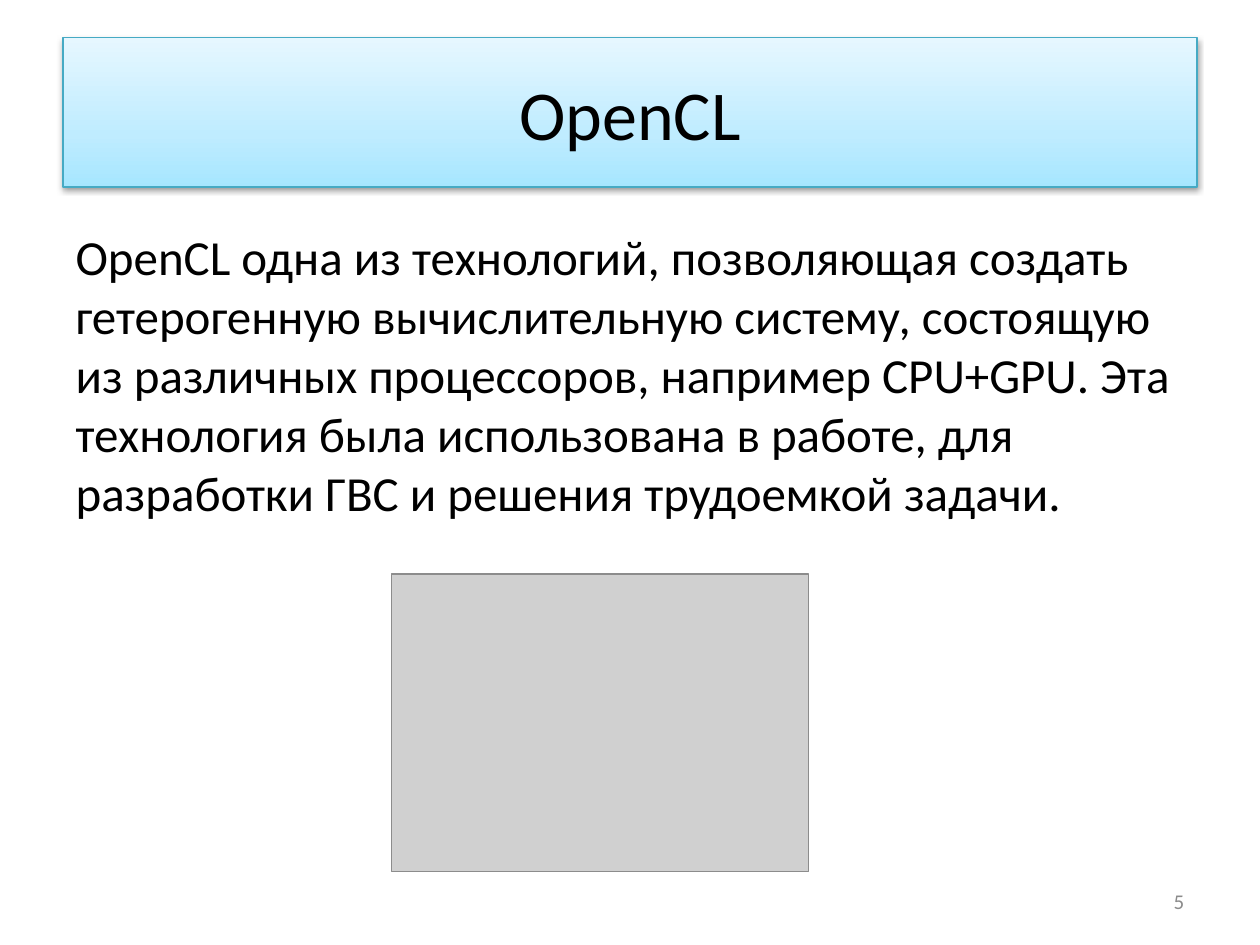
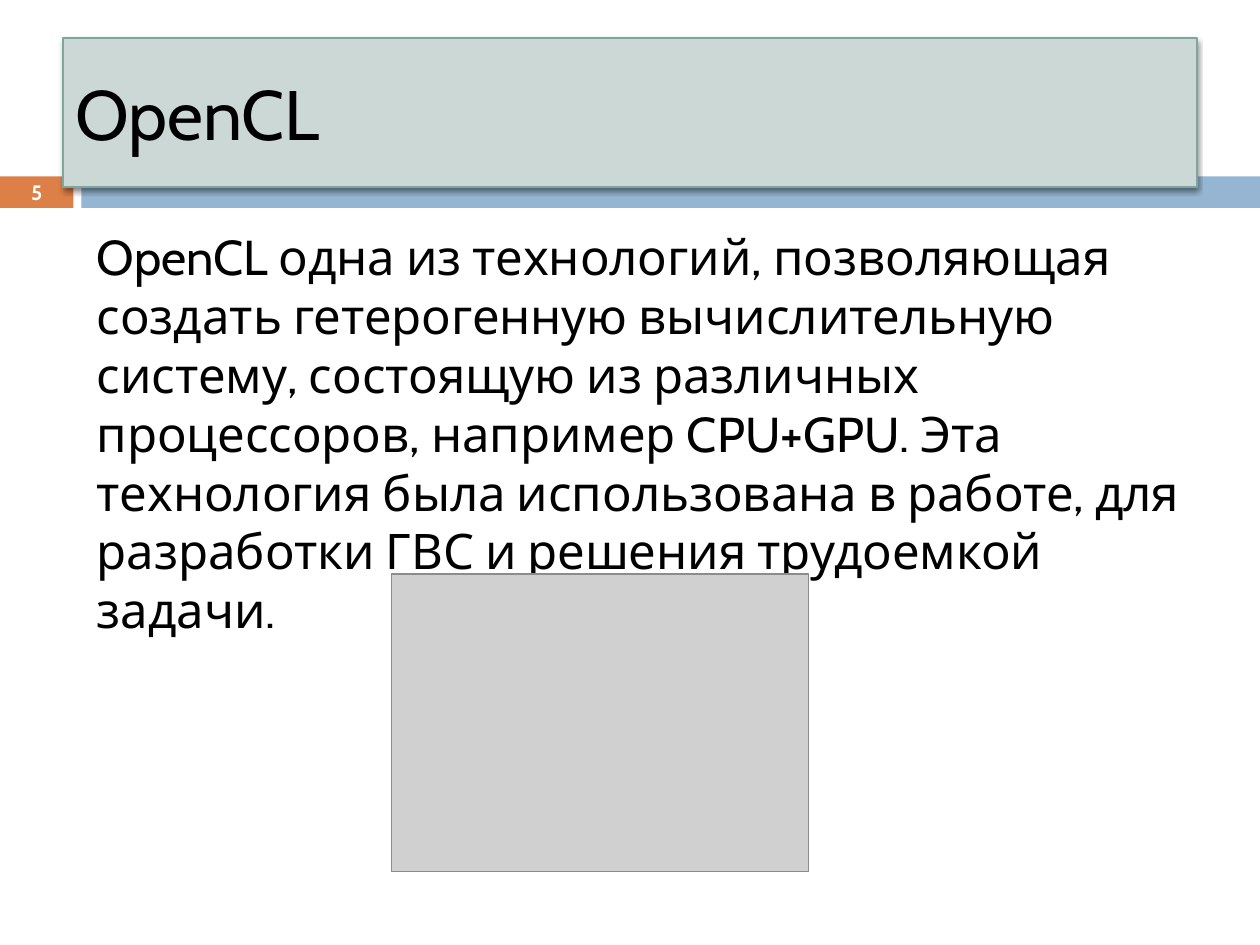
Before and after one commit to ustadenis/OpenCLImageFilter, a slide deck: slide 5 of Diplom/Презентация.pptx. Drawn at 1260x945 pixels with LibreOffice and Linux fonts; fonts in the diff are those of the drawing; grey boxes stand for pictures. Boxes give left, top, right and bottom in pixels: in the first picture for what was removed or moved away, otherwise in the second. Text is boxed around its words. In the diff, an @@ line names an element or a change of style, - is before the commit and + after.

```diff
--- a/Diplom/Презентация.pptx
+++ b/Diplom/Презентация.pptx
@@ title "OpenCL" at (63, 38, 1197, 186): font Calibri to Cabin; alignment centre to left; fill gradient #A7E6FF to #C1EDFF to #E7F8FF to #CBD9D5; outline #46AAC5 0.75 pt to #7BA79D 0.79 pt; shadow changed @@
@@ page number: place and size @@
-page number at (1174, 895, 1185, 909)
+page number at (31, 185, 42, 200)
@@ page number at (31, 185, 42, 200): size 12 to 11.9 pt, font Calibri to Cabin, text colour #8C8C8C to #FFFFFF, bold on; alignment right to centre @@
@@ rectangle added at (0, 176, 73, 208), fill #DD8047 @@
@@ rectangle added at (82, 176, 1260, 208), fill #94B6D2 @@
@@ text "OpenCL одна из технологий, позволяющая ...": place and size @@
-text "OpenCL одна из технологий, позволяющая ..." at (76, 242, 1169, 519)
+text "OpenCL одна из технологий, позволяющая ..." at (97, 238, 1179, 637)
@@ text "OpenCL одна из технологий, позволяющая ..." at (97, 238, 1179, 637): font Calibri to Cabin; more space between paragraphs @@
```
Also in this commit, not shown: 16 other slides changed.
